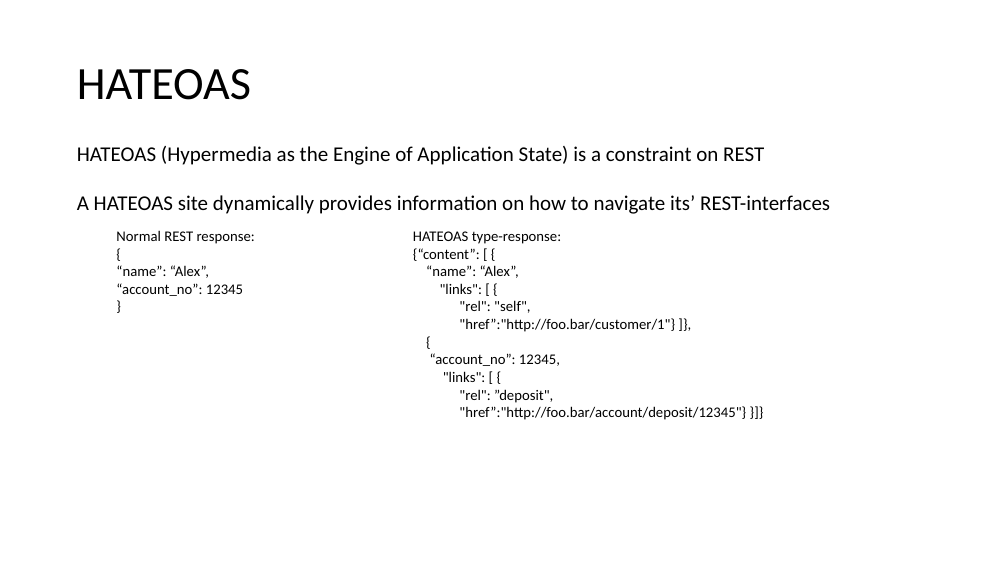
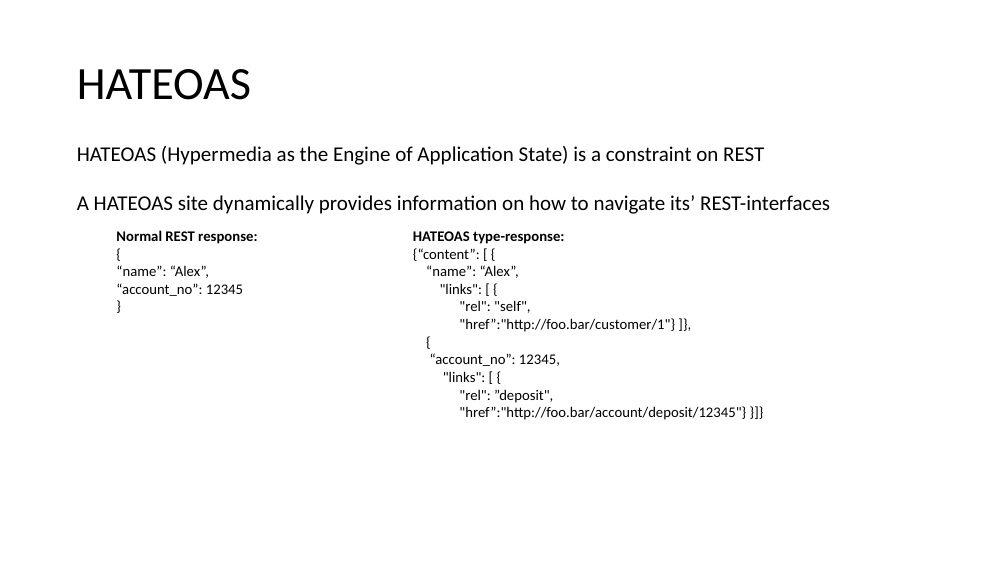
Before and after one commit to aludkiewicz/java_webapp, a slide deck: slide 31 of Webapp_java.pptx. Drawn at 1008x567 pixels with LibreOffice and Linux fonts; fonts in the diff are those of the drawing. Boxes give left, top, right and bottom in pixels: in the first picture for what was removed or moved away, otherwise in the second. Text is boxed around its words. In the diff, an @@ line names an element or a change of style, - is before the commit and + after.

```diff
--- a/Webapp_java.pptx
+++ b/Webapp_java.pptx
@@ text at (116,230,257,244): bold on in "Normal REST response:" @@
@@ text at (413,231,564,244): bold on in "HATEOAS type-response:" @@
```
Also in this commit, not shown: 4 other slides changed.
